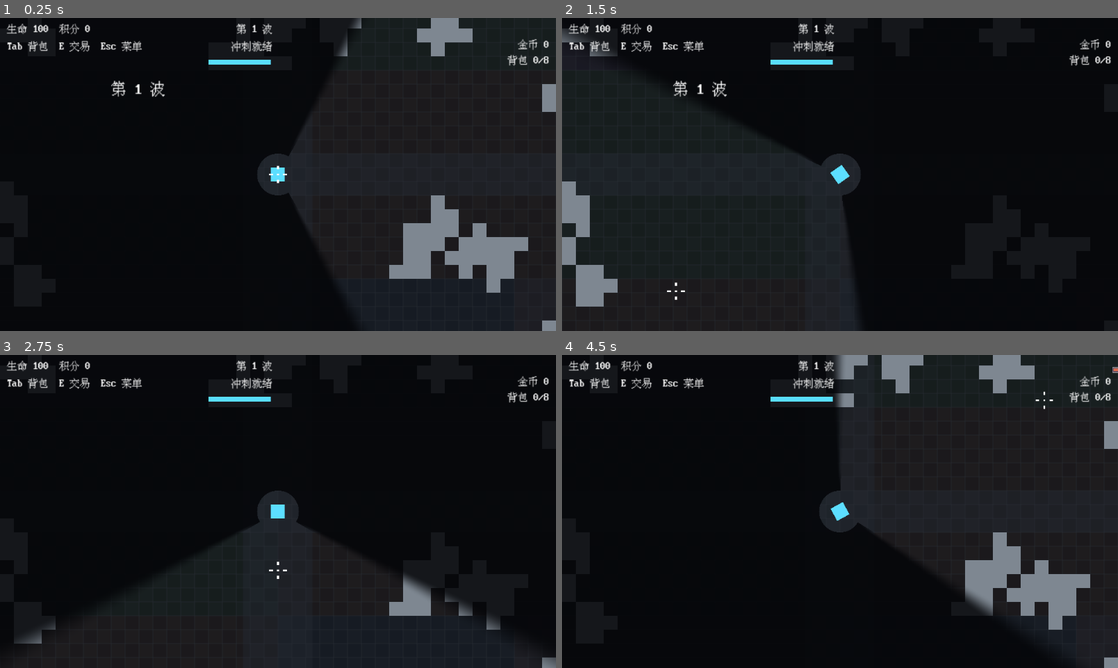
Above: before the commit, frames 1-4 (two rows, left to right).
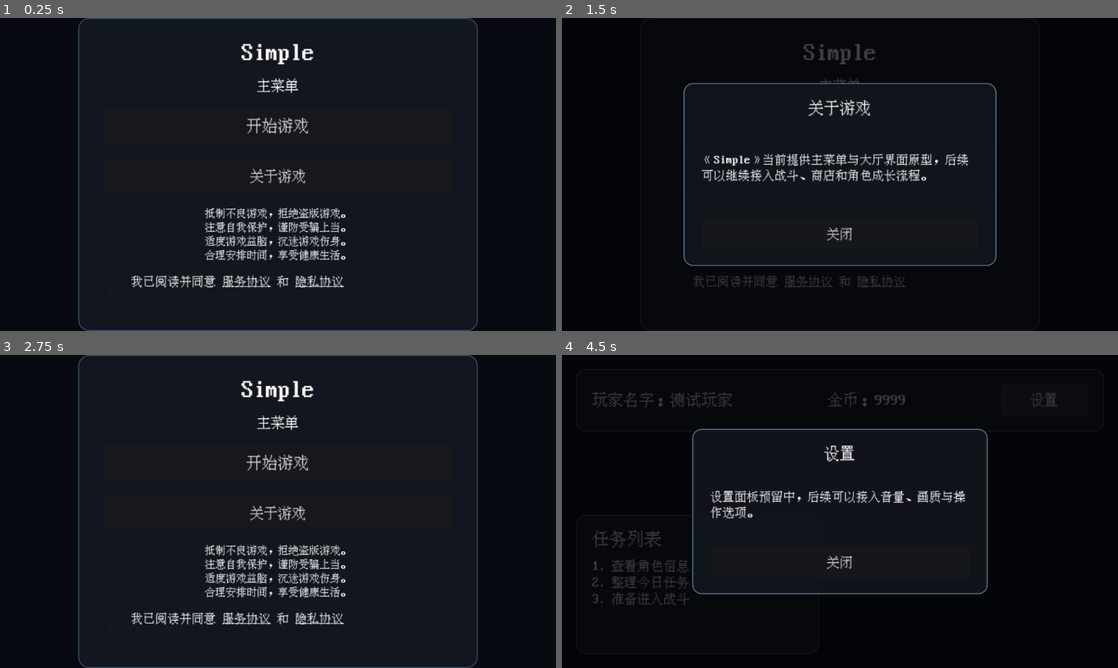
Above: after the commit, the same moments.

Repository: xunx-ii/Simple
Game: Godot game, scene res://scenes/main_menu.tscn
Two runs of this game, one before a commit and one after it. Both use one fixed random seed, a clock stepped at 60 frames per second and the inputs below. Before the commit the project starts from res://scenes/main.tscn.
Inputs (mouse positions are in pixels of both pictures, inside the frame that each line leads up to):
- Up to frame 1 (0.25 s): no input
- Up to frame 2 (1.5 s): click (840, 177) at 0.5 s, where only the run after the commit has a clickable "关于游戏"; click (673, 290) at 1.27 s
- Up to frame 3 (2.75 s): click (278, 570) at 2 s, where only the run after the commit has a clickable "关闭"
- Up to frame 4 (4.5 s): click (840, 461) at 2.75 s, where only the run after the commit has a clickable "开始游戏"; click (789, 524) at 3.5 s, where only the run after the commit has a clickable "是"; click (1045, 398) at 4.25 s, where only the run after the commit has a clickable "设置"

The runs differ from the first frame. In frame 1, 14% of the frame differs, in the area x 1-100%, y 0-100%; in frame 2, 18%; in frame 3, 7.6%; in frame 4, 22%.

Commit message:
新增主菜单与大厅场景

Diff:
--- a/project.godot
+++ b/project.godot
@@ -11,7 +11,7 @@
 [application]
 
 config/name="Simple"
-run/main_scene="res://scenes/main.tscn"
+run/main_scene="res://scenes/main_menu.tscn"
 config/features=PackedStringArray("4.6", "GL Compatibility")
 config/icon="res://icon.svg"
 
--- /dev/null
+++ b/scenes/lobby.tscn
@@ -0,0 +1,201 @@
+[gd_scene load_steps=5 format=3]
+
+[ext_resource type="Script" path="res://scripts/ui/lobby.gd" id="1"]
+[ext_resource type="FontFile" path="res://assets/fonts/vonwaon.ttf" id="2"]
+
+[sub_resource type="StyleBoxFlat" id="1"]
+bg_color = Color(0.0745098, 0.0901961, 0.121569, 0.96)
+border_width_left = 1
+border_width_top = 1
+border_width_right = 1
+border_width_bottom = 1
+border_color = Color(0.258824, 0.337255, 0.415686, 1)
+corner_radius_top_left = 12
+corner_radius_top_right = 12
+corner_radius_bottom_right = 12
+corner_radius_bottom_left = 12
+
+[sub_resource type="StyleBoxFlat" id="2"]
+bg_color = Color(0.0627451, 0.0784314, 0.105882, 0.98)
+border_width_left = 1
+border_width_top = 1
+border_width_right = 1
+border_width_bottom = 1
+border_color = Color(0.392157, 0.505882, 0.607843, 1)
+corner_radius_top_left = 10
+corner_radius_top_right = 10
+corner_radius_bottom_right = 10
+corner_radius_bottom_left = 10
+
+[node name="Lobby" type="Control"]
+layout_mode = 3
+anchors_preset = 15
+anchor_right = 1.0
+anchor_bottom = 1.0
+grow_horizontal = 2
+grow_vertical = 2
+script = ExtResource("1")
+
+[node name="Background" type="ColorRect" parent="."]
+layout_mode = 1
+anchors_preset = 15
+anchor_right = 1.0
+anchor_bottom = 1.0
+grow_horizontal = 2
+grow_vertical = 2
+color = Color(0.027451, 0.0392157, 0.0627451, 1)
+
+[node name="TopPanel" type="PanelContainer" parent="."]
+layout_mode = 1
+anchors_preset = 10
+anchor_right = 1.0
+offset_left = 16.0
+offset_top = 16.0
+offset_right = -16.0
+offset_bottom = 88.0
+grow_horizontal = 2
+theme_override_styles/panel = SubResource("1")
+
+[node name="TopMargin" type="MarginContainer" parent="TopPanel"]
+layout_mode = 2
+theme_override_constants/margin_left = 18
+theme_override_constants/margin_top = 16
+theme_override_constants/margin_right = 18
+theme_override_constants/margin_bottom = 16
+
+[node name="TopBar" type="HBoxContainer" parent="TopPanel/TopMargin"]
+layout_mode = 2
+theme_override_constants/separation = 16
+
+[node name="PlayerNameLabel" type="Label" parent="TopPanel/TopMargin/TopBar"]
+layout_mode = 2
+text = "玩家名字："
+theme_override_fonts/font = ExtResource("2")
+theme_override_font_sizes/font_size = 18
+
+[node name="LeftSpacer" type="Control" parent="TopPanel/TopMargin/TopBar"]
+custom_minimum_size = Vector2(32, 0)
+layout_mode = 2
+size_flags_horizontal = 3
+
+[node name="GoldLabel" type="Label" parent="TopPanel/TopMargin/TopBar"]
+layout_mode = 2
+text = "金币："
+horizontal_alignment = 1
+theme_override_fonts/font = ExtResource("2")
+theme_override_font_sizes/font_size = 18
+
+[node name="RightSpacer" type="Control" parent="TopPanel/TopMargin/TopBar"]
+custom_minimum_size = Vector2(32, 0)
+layout_mode = 2
+size_flags_horizontal = 3
+
+[node name="SettingsButton" type="Button" parent="TopPanel/TopMargin/TopBar"]
+custom_minimum_size = Vector2(100, 36)
+layout_mode = 2
+text = "设置"
+theme_override_fonts/font = ExtResource("2")
+theme_override_font_sizes/font_size = 16
+
+[node name="TaskPanel" type="PanelContainer" parent="."]
+layout_mode = 1
+anchor_top = 1.0
+anchor_bottom = 1.0
+offset_left = 16.0
+offset_top = -176.0
+offset_right = 296.0
+offset_bottom = -16.0
+grow_vertical = 0
+theme_override_styles/panel = SubResource("1")
+
+[node name="TaskMargin" type="MarginContainer" parent="TaskPanel"]
+layout_mode = 2
+theme_override_constants/margin_left = 18
+theme_override_constants/margin_top = 16
+theme_override_constants/margin_right = 18
+theme_override_constants/margin_bottom = 16
+
+[node name="TaskContent" type="VBoxContainer" parent="TaskPanel/TaskMargin"]
+layout_mode = 2
+theme_override_constants/separation = 12
+
+[node name="TaskTitle" type="Label" parent="TaskPanel/TaskMargin/TaskContent"]
+layout_mode = 2
+text = "任务列表"
+theme_override_fonts/font = ExtResource("2")
+theme_override_font_sizes/font_size = 20
+
+[node name="TaskList" type="Label" parent="TaskPanel/TaskMargin/TaskContent"]
+layout_mode = 2
+autowrap_mode = 3
+theme_override_fonts/font = ExtResource("2")
+theme_override_font_sizes/font_size = 15
+
+[node name="SettingsOverlay" type="Control" parent="."]
+visible = false
+layout_mode = 1
+anchors_preset = 15
+anchor_right = 1.0
+anchor_bottom = 1.0
+grow_horizontal = 2
+grow_vertical = 2
+mouse_filter = 0
+
+[node name="SettingsBackdrop" type="ColorRect" parent="SettingsOverlay"]
+layout_mode = 1
+anchors_preset = 15
+anchor_right = 1.0
+anchor_bottom = 1.0
+grow_horizontal = 2
+grow_vertical = 2
+color = Color(0.0117647, 0.0156863, 0.027451, 0.76)
+
+[node name="SettingsDialog" type="PanelContainer" parent="SettingsOverlay"]
+custom_minimum_size = Vector2(340, 190)
+layout_mode = 1
+anchors_preset = 8
+anchor_left = 0.5
+anchor_top = 0.5
+anchor_right = 0.5
+anchor_bottom = 0.5
+offset_left = -170.0
+offset_top = -95.0
+offset_right = 170.0
+offset_bottom = 95.0
+grow_horizontal = 2
+grow_vertical = 2
+theme_override_styles/panel = SubResource("2")
+
+[node name="SettingsMargin" type="MarginContainer" parent="SettingsOverlay/SettingsDialog"]
+layout_mode = 2
+theme_override_constants/margin_left = 20
+theme_override_constants/margin_top = 18
+theme_override_constants/margin_right = 20
+theme_override_constants/margin_bottom = 18
+
+[node name="SettingsContent" type="VBoxContainer" parent="SettingsOverlay/SettingsDialog/SettingsMargin"]
+layout_mode = 2
+theme_override_constants/separation = 14
+
+[node name="SettingsTitle" type="Label" parent="SettingsOverlay/SettingsDialog/SettingsMargin/SettingsContent"]
+layout_mode = 2
+text = "设置"
+horizontal_alignment = 1
+theme_override_fonts/font = ExtResource("2")
+theme_override_font_sizes/font_size = 18
+
+[node name="SettingsBody" type="Label" parent="SettingsOverlay/SettingsDialog/SettingsMargin/SettingsContent"]
+layout_mode = 2
+size_flags_vertical = 3
+autowrap_mode = 3
+text = "设置面板预留中，后续可以接入音量、画质与操作选项。"
+vertical_alignment = 1
+theme_override_fonts/font = ExtResource("2")
+theme_override_font_sizes/font_size = 14
+
+[node name="SettingsCloseButton" type="Button" parent="SettingsOverlay/SettingsDialog/SettingsMargin/SettingsContent"]
+custom_minimum_size = Vector2(0, 36)
+layout_mode = 2
+text = "关闭"
+theme_override_fonts/font = ExtResource("2")
+theme_override_font_sizes/font_size = 15
--- /dev/null
+++ b/scenes/main_menu.tscn
@@ -0,0 +1,273 @@
+[gd_scene load_steps=5 format=3]
+
+[ext_resource type="Script" path="res://scripts/ui/main_menu.gd" id="1"]
+[ext_resource type="FontFile" path="res://assets/fonts/vonwaon.ttf" id="2"]
+
+[sub_resource type="StyleBoxFlat" id="1"]
+bg_color = Color(0.0745098, 0.0901961, 0.121569, 0.96)
+border_width_left = 1
+border_width_top = 1
+border_width_right = 1
+border_width_bottom = 1
+border_color = Color(0.258824, 0.337255, 0.415686, 1)
+corner_radius_top_left = 12
+corner_radius_top_right = 12
+corner_radius_bottom_right = 12
+corner_radius_bottom_left = 12
+
+[sub_resource type="StyleBoxFlat" id="2"]
+bg_color = Color(0.0627451, 0.0784314, 0.105882, 0.98)
+border_width_left = 1
+border_width_top = 1
+border_width_right = 1
+border_width_bottom = 1
+border_color = Color(0.392157, 0.505882, 0.607843, 1)
+corner_radius_top_left = 10
+corner_radius_top_right = 10
+corner_radius_bottom_right = 10
+corner_radius_bottom_left = 10
+
+[node name="MainMenu" type="Control"]
+layout_mode = 3
+anchors_preset = 15
+anchor_right = 1.0
+anchor_bottom = 1.0
+grow_horizontal = 2
+grow_vertical = 2
+script = ExtResource("1")
+
+[node name="Background" type="ColorRect" parent="."]
+layout_mode = 1
+anchors_preset = 15
+anchor_right = 1.0
+anchor_bottom = 1.0
+grow_horizontal = 2
+grow_vertical = 2
+color = Color(0.027451, 0.0392157, 0.0627451, 1)
+
+[node name="ContentCenter" type="CenterContainer" parent="."]
+layout_mode = 1
+anchors_preset = 15
+anchor_right = 1.0
+anchor_bottom = 1.0
+grow_horizontal = 2
+grow_vertical = 2
+
+[node name="ContentPanel" type="PanelContainer" parent="ContentCenter"]
+custom_minimum_size = Vector2(460, 360)
+layout_mode = 2
+theme_override_styles/panel = SubResource("1")
+
+[node name="ContentMargin" type="MarginContainer" parent="ContentCenter/ContentPanel"]
+layout_mode = 2
+theme_override_constants/margin_left = 28
+theme_override_constants/margin_top = 24
+theme_override_constants/margin_right = 28
+theme_override_constants/margin_bottom = 24
+
+[node name="Content" type="VBoxContainer" parent="ContentCenter/ContentPanel/ContentMargin"]
+layout_mode = 2
+theme_override_constants/separation = 16
+
+[node name="TitleLabel" type="Label" parent="ContentCenter/ContentPanel/ContentMargin/Content"]
+layout_mode = 2
+text = "Simple"
+horizontal_alignment = 1
+theme_override_fonts/font = ExtResource("2")
+theme_override_font_sizes/font_size = 28
+
+[node name="SubtitleLabel" type="Label" parent="ContentCenter/ContentPanel/ContentMargin/Content"]
+layout_mode = 2
+text = "主菜单"
+horizontal_alignment = 1
+theme_override_fonts/font = ExtResource("2")
+theme_override_font_sizes/font_size = 16
+
+[node name="StartButton" type="Button" parent="ContentCenter/ContentPanel/ContentMargin/Content"]
+custom_minimum_size = Vector2(0, 44)
+layout_mode = 2
+text = "开始游戏"
+theme_override_fonts/font = ExtResource("2")
+theme_override_font_sizes/font_size = 18
+
+[node name="AboutButton" type="Button" parent="ContentCenter/ContentPanel/ContentMargin/Content"]
+custom_minimum_size = Vector2(0, 40)
+layout_mode = 2
+text = "关于游戏"
+theme_override_fonts/font = ExtResource("2")
+theme_override_font_sizes/font_size = 16
+
+[node name="NoticeLabel" type="Label" parent="ContentCenter/ContentPanel/ContentMargin/Content"]
+layout_mode = 2
+autowrap_mode = 3
+horizontal_alignment = 1
+theme_override_fonts/font = ExtResource("2")
+theme_override_font_sizes/font_size = 12
+
+[node name="AgreementRow" type="HBoxContainer" parent="ContentCenter/ContentPanel/ContentMargin/Content"]
+layout_mode = 2
+theme_override_constants/separation = 8
+
+[node name="AgreementCheckBox" type="CheckBox" parent="ContentCenter/ContentPanel/ContentMargin/Content/AgreementRow"]
+custom_minimum_size = Vector2(24, 24)
+layout_mode = 2
+text = ""
+theme_override_fonts/font = ExtResource("2")
+theme_override_font_sizes/font_size = 14
+
+[node name="AgreementText" type="RichTextLabel" parent="ContentCenter/ContentPanel/ContentMargin/Content/AgreementRow"]
+custom_minimum_size = Vector2(0, 38)
+layout_mode = 2
+size_flags_horizontal = 3
+bbcode_enabled = true
+fit_content = true
+scroll_active = false
+theme_override_fonts/normal_font = ExtResource("2")
+theme_override_font_sizes/normal_font_size = 14
+
+[node name="AgreementOverlay" type="Control" parent="."]
+visible = false
+layout_mode = 1
+anchors_preset = 15
+anchor_right = 1.0
+anchor_bottom = 1.0
+grow_horizontal = 2
+grow_vertical = 2
+mouse_filter = 0
+
+[node name="AgreementBackdrop" type="ColorRect" parent="AgreementOverlay"]
+layout_mode = 1
+anchors_preset = 15
+anchor_right = 1.0
+anchor_bottom = 1.0
+grow_horizontal = 2
+grow_vertical = 2
+color = Color(0.0117647, 0.0156863, 0.027451, 0.76)
+
+[node name="AgreementDialog" type="PanelContainer" parent="AgreementOverlay"]
+custom_minimum_size = Vector2(320, 170)
+layout_mode = 1
+anchors_preset = 8
+anchor_left = 0.5
+anchor_top = 0.5
+anchor_right = 0.5
+anchor_bottom = 0.5
+offset_left = -160.0
+offset_top = -85.0
+offset_right = 160.0
+offset_bottom = 85.0
+grow_horizontal = 2
+grow_vertical = 2
+theme_override_styles/panel = SubResource("2")
+
+[node name="AgreementMargin" type="MarginContainer" parent="AgreementOverlay/AgreementDialog"]
+layout_mode = 2
+theme_override_constants/margin_left = 20
+theme_override_constants/margin_top = 18
+theme_override_constants/margin_right = 20
+theme_override_constants/margin_bottom = 18
+
+[node name="AgreementContent" type="VBoxContainer" parent="AgreementOverlay/AgreementDialog/AgreementMargin"]
+layout_mode = 2
+theme_override_constants/separation = 14
+
+[node name="AgreementTitle" type="Label" parent="AgreementOverlay/AgreementDialog/AgreementMargin/AgreementContent"]
+layout_mode = 2
+text = "提示"
+horizontal_alignment = 1
+theme_override_fonts/font = ExtResource("2")
+theme_override_font_sizes/font_size = 18
+
+[node name="AgreementPrompt" type="Label" parent="AgreementOverlay/AgreementDialog/AgreementMargin/AgreementContent"]
+layout_mode = 2
+autowrap_mode = 3
+horizontal_alignment = 1
+theme_override_fonts/font = ExtResource("2")
+theme_override_font_sizes/font_size = 14
+
+[node name="AgreementButtons" type="HBoxContainer" parent="AgreementOverlay/AgreementDialog/AgreementMargin/AgreementContent"]
+layout_mode = 2
+alignment = 1
+theme_override_constants/separation = 12
+
+[node name="AgreementYesButton" type="Button" parent="AgreementOverlay/AgreementDialog/AgreementMargin/AgreementContent/AgreementButtons"]
+custom_minimum_size = Vector2(100, 36)
+layout_mode = 2
+text = "是"
+theme_override_fonts/font = ExtResource("2")
+theme_override_font_sizes/font_size = 15
+
+[node name="AgreementNoButton" type="Button" parent="AgreementOverlay/AgreementDialog/AgreementMargin/AgreementContent/AgreementButtons"]
+custom_minimum_size = Vector2(100, 36)
+layout_mode = 2
+text = "否"
+theme_override_fonts/font = ExtResource("2")
+theme_override_font_sizes/font_size = 15
+
+[node name="AboutOverlay" type="Control" parent="."]
+visible = false
+layout_mode = 1
+anchors_preset = 15
+anchor_right = 1.0
+anchor_bottom = 1.0
+grow_horizontal = 2
+grow_vertical = 2
+mouse_filter = 0
+
+[node name="AboutBackdrop" type="ColorRect" parent="AboutOverlay"]
+layout_mode = 1
+anchors_preset = 15
+anchor_right = 1.0
+anchor_bottom = 1.0
+grow_horizontal = 2
+grow_vertical = 2
+color = Color(0.0117647, 0.0156863, 0.027451, 0.76)
+
+[node name="AboutDialog" type="PanelContainer" parent="AboutOverlay"]
+custom_minimum_size = Vector2(360, 210)
+layout_mode = 1
+anchors_preset = 8
+anchor_left = 0.5
+anchor_top = 0.5
+anchor_right = 0.5
+anchor_bottom = 0.5
+offset_left = -180.0
+offset_top = -105.0
+offset_right = 180.0
+offset_bottom = 105.0
+grow_horizontal = 2
+grow_vertical = 2
+theme_override_styles/panel = SubResource("2")
+
+[node name="AboutMargin" type="MarginContainer" parent="AboutOverlay/AboutDialog"]
+layout_mode = 2
+theme_override_constants/margin_left = 20
+theme_override_constants/margin_top = 18
+theme_override_constants/margin_right = 20
+theme_override_constants/margin_bottom = 18
+
+[node name="AboutContent" type="VBoxContainer" parent="AboutOverlay/AboutDialog/AboutMargin"]
+layout_mode = 2
+theme_override_constants/separation = 16
+
+[node name="AboutTitle" type="Label" parent="AboutOverlay/AboutDialog/AboutMargin/AboutContent"]
+layout_mode = 2
+text = "关于游戏"
+horizontal_alignment = 1
+theme_override_fonts/font = ExtResource("2")
+theme_override_font_sizes/font_size = 18
+
+[node name="AboutBody" type="Label" parent="AboutOverlay/AboutDialog/AboutMargin/AboutContent"]
+layout_mode = 2
+size_flags_vertical = 3
+autowrap_mode = 3
+vertical_alignment = 1
+theme_override_fonts/font = ExtResource("2")
+theme_override_font_sizes/font_size = 14
+
+[node name="AboutCloseButton" type="Button" parent="AboutOverlay/AboutDialog/AboutMargin/AboutContent"]
+custom_minimum_size = Vector2(0, 36)
+layout_mode = 2
+text = "关闭"
+theme_override_fonts/font = ExtResource("2")
+theme_override_font_sizes/font_size = 15
--- /dev/null
+++ b/scripts/ui/lobby.gd
@@ -0,0 +1,33 @@
+extends Control
+
+@onready var player_name_label: Label = $TopPanel/TopMargin/TopBar/PlayerNameLabel
+@onready var gold_label: Label = $TopPanel/TopMargin/TopBar/GoldLabel
+@onready var task_list_label: Label = $TaskPanel/TaskMargin/TaskContent/TaskList
+@onready var settings_button: Button = $TopPanel/TopMargin/TopBar/SettingsButton
+@onready var settings_overlay: Control = $SettingsOverlay
+@onready var settings_close_button: Button = $SettingsOverlay/SettingsDialog/SettingsMargin/SettingsContent/SettingsCloseButton
+
+
+func _ready() -> void:
+	Input.mouse_mode = Input.MOUSE_MODE_VISIBLE
+	player_name_label.text = "玩家名字：测试玩家"
+	gold_label.text = "金币：9999"
+	task_list_label.text = "1. 查看角色信息\n2. 整理今日任务\n3. 准备进入战斗"
+
+	settings_button.pressed.connect(_on_settings_button_pressed)
+	settings_close_button.pressed.connect(_on_settings_close_button_pressed)
+	settings_overlay.visible = false
+
+
+func _unhandled_input(event: InputEvent) -> void:
+	if settings_overlay.visible and event.is_action_pressed("ui_cancel"):
+		settings_overlay.visible = false
+		get_viewport().set_input_as_handled()
+
+
+func _on_settings_button_pressed() -> void:
+	settings_overlay.visible = true
+
+
+func _on_settings_close_button_pressed() -> void:
+	settings_overlay.visible = false
--- /dev/null
+++ b/scripts/ui/main_menu.gd
@@ -0,0 +1,109 @@
+extends Control
+
+const LOBBY_SCENE_PATH := "res://scenes/lobby.tscn"
+const AGREEMENT_URL := "https://www.baidu.com"
+
+@onready var agreement_checkbox: CheckBox = $ContentCenter/ContentPanel/ContentMargin/Content/AgreementRow/AgreementCheckBox
+@onready var agreement_text: RichTextLabel = $ContentCenter/ContentPanel/ContentMargin/Content/AgreementRow/AgreementText
+@onready var start_button: Button = $ContentCenter/ContentPanel/ContentMargin/Content/StartButton
+@onready var about_button: Button = $ContentCenter/ContentPanel/ContentMargin/Content/AboutButton
+@onready var notice_label: Label = $ContentCenter/ContentPanel/ContentMargin/Content/NoticeLabel
+@onready var agreement_overlay: Control = $AgreementOverlay
+@onready var agreement_prompt_label: Label = $AgreementOverlay/AgreementDialog/AgreementMargin/AgreementContent/AgreementPrompt
+@onready var agreement_yes_button: Button = $AgreementOverlay/AgreementDialog/AgreementMargin/AgreementContent/AgreementButtons/AgreementYesButton
+@onready var agreement_no_button: Button = $AgreementOverlay/AgreementDialog/AgreementMargin/AgreementContent/AgreementButtons/AgreementNoButton
+@onready var about_overlay: Control = $AboutOverlay
+@onready var about_body_label: Label = $AboutOverlay/AboutDialog/AboutMargin/AboutContent/AboutBody
+@onready var about_close_button: Button = $AboutOverlay/AboutDialog/AboutMargin/AboutContent/AboutCloseButton
+
+
+func _ready() -> void:
+	Input.mouse_mode = Input.MOUSE_MODE_VISIBLE
+	var tree := get_tree()
+	if tree != null:
+		tree.paused = false
+
+	agreement_text.text = (
+		"我已阅读并同意 [url=%s]服务协议[/url] 和 [url=%s]隐私协议[/url]"
+		% [AGREEMENT_URL, AGREEMENT_URL]
+	)
+	notice_label.text = (
+		"抵制不良游戏，拒绝盗版游戏。\n"
+		+ "注意自我保护，谨防受骗上当。\n"
+		+ "适度游戏益脑，沉迷游戏伤身。\n"
+		+ "合理安排时间，享受健康生活。"
+	)
+	agreement_prompt_label.text = "是否同意服务和隐私协议？"
+	about_body_label.text = (
+		"《Simple》当前提供主菜单与大厅界面原型，"
+		+ "后续可以继续接入战斗、商店和角色成长流程。"
+	)
+
+	start_button.pressed.connect(_on_start_button_pressed)
+	about_button.pressed.connect(_on_about_button_pressed)
+	agreement_yes_button.pressed.connect(_on_agreement_yes_button_pressed)
+	agreement_no_button.pressed.connect(_on_agreement_no_button_pressed)
+	about_close_button.pressed.connect(_on_about_close_button_pressed)
+	agreement_text.meta_clicked.connect(_on_agreement_text_meta_clicked)
+
+	_set_overlay_visible(agreement_overlay, false)
+	_set_overlay_visible(about_overlay, false)
+
+
+func _unhandled_input(event: InputEvent) -> void:
+	if not event.is_action_pressed("ui_cancel"):
+		return
+
+	if agreement_overlay.visible:
+		_set_overlay_visible(agreement_overlay, false)
+		get_viewport().set_input_as_handled()
+		return
+
+	if about_overlay.visible:
+		_set_overlay_visible(about_overlay, false)
+		get_viewport().set_input_as_handled()
+
+
+func _on_start_button_pressed() -> void:
+	if agreement_checkbox.button_pressed:
+		_enter_lobby()
+		return
+
+	_set_overlay_visible(agreement_overlay, true)
+
+
+func _on_about_button_pressed() -> void:
+	_set_overlay_visible(agreement_overlay, false)
+	_set_overlay_visible(about_overlay, true)
+
+
+func _on_agreement_yes_button_pressed() -> void:
+	agreement_checkbox.button_pressed = true
+	_set_overlay_visible(agreement_overlay, false)
+	_enter_lobby()
+
+
+func _on_agreement_no_button_pressed() -> void:
+	_set_overlay_visible(agreement_overlay, false)
+
+
+func _on_about_close_button_pressed() -> void:
+	_set_overlay_visible(about_overlay, false)
+
+
+func _on_agreement_text_meta_clicked(meta: Variant) -> void:
+	OS.shell_open(str(meta))
+
+
+func _set_overlay_visible(overlay: Control, should_show: bool) -> void:
+	overlay.visible = should_show
+
+
+func _enter_lobby() -> void:
+	var tree := get_tree()
+	if tree == null:
+		return
+
+	var change_result := tree.change_scene_to_file(LOBBY_SCENE_PATH)
+	if change_result != OK:
+		push_error("Unable to load scene: %s" % LOBBY_SCENE_PATH)
